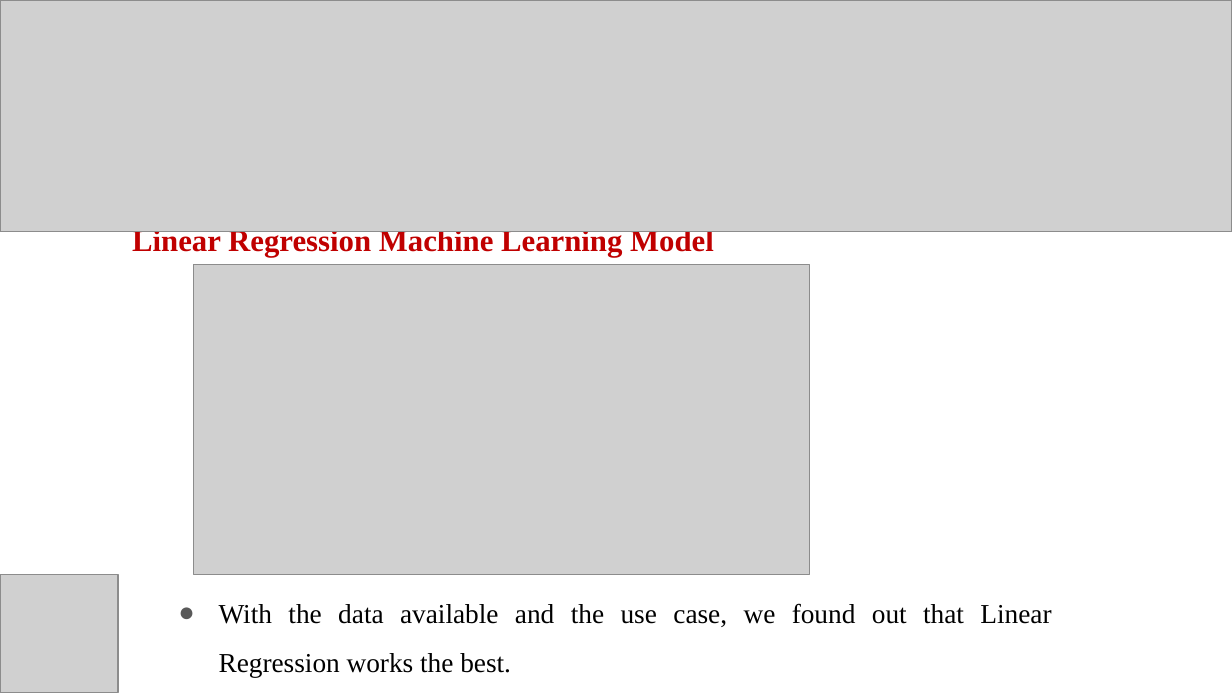
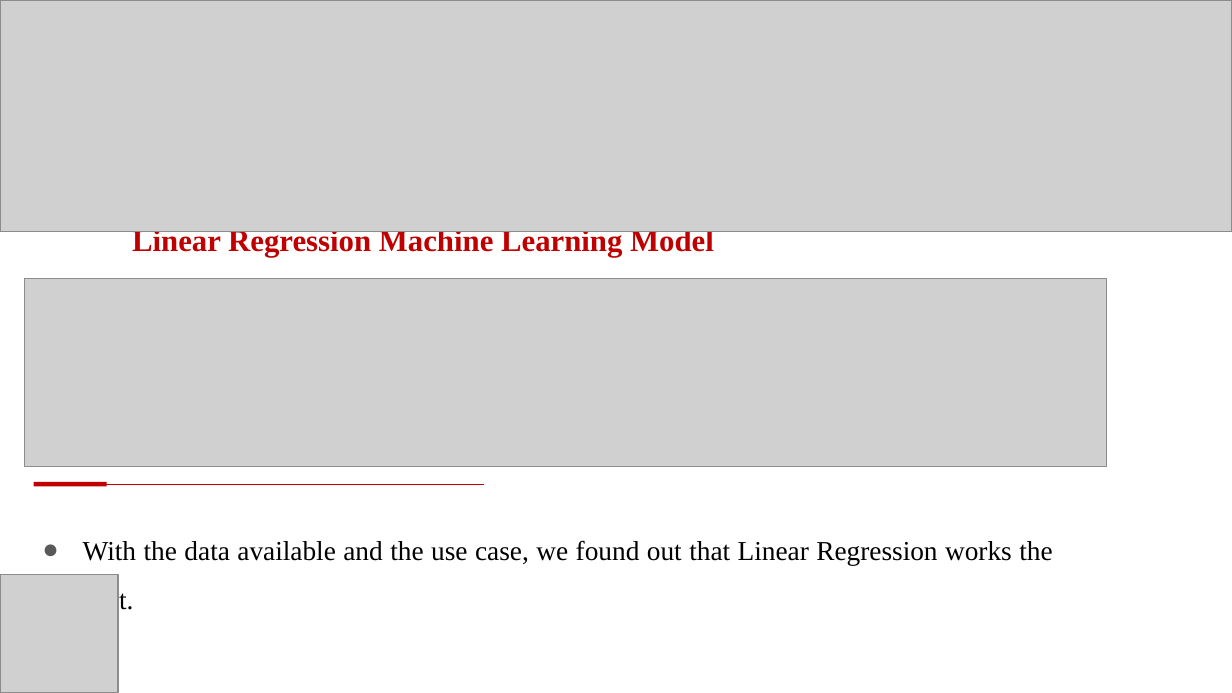
Before and after one commit to ShreyaRokati/MSBA-Capstone-Team-Submission, a slide deck: slide 18 of MSBA Capestone Presentation .pptx. Drawn at 1232x693 pixels with LibreOffice and Linux fonts; fonts in the diff are those of the drawing; grey boxes stand for pictures. Boxes give left, top, right and bottom in pixels: in the first picture for what was removed or moved away, otherwise in the second. Text is boxed around its words. In the diff, an @@ line names an element or a change of style, - is before the commit and + after.

```diff
--- a/MSBA Capestone Presentation .pptx
+++ b/MSBA Capestone Presentation .pptx
@@ picture removed at [193,264,809,574] @@
@@ picture added at [25,278,1106,466] @@
@@ rectangle added at [33,482,106,487], fill #C00000 @@
@@ line added from (102, 484) to (484, 484), #C00000 0.75 pt @@
@@ text "With the data available and ..." rewrapped from [219,603,1051,677] to [83,540,1052,614] @@
```
Also in this commit, not shown: 8 other slides changed, 1 slide added.
